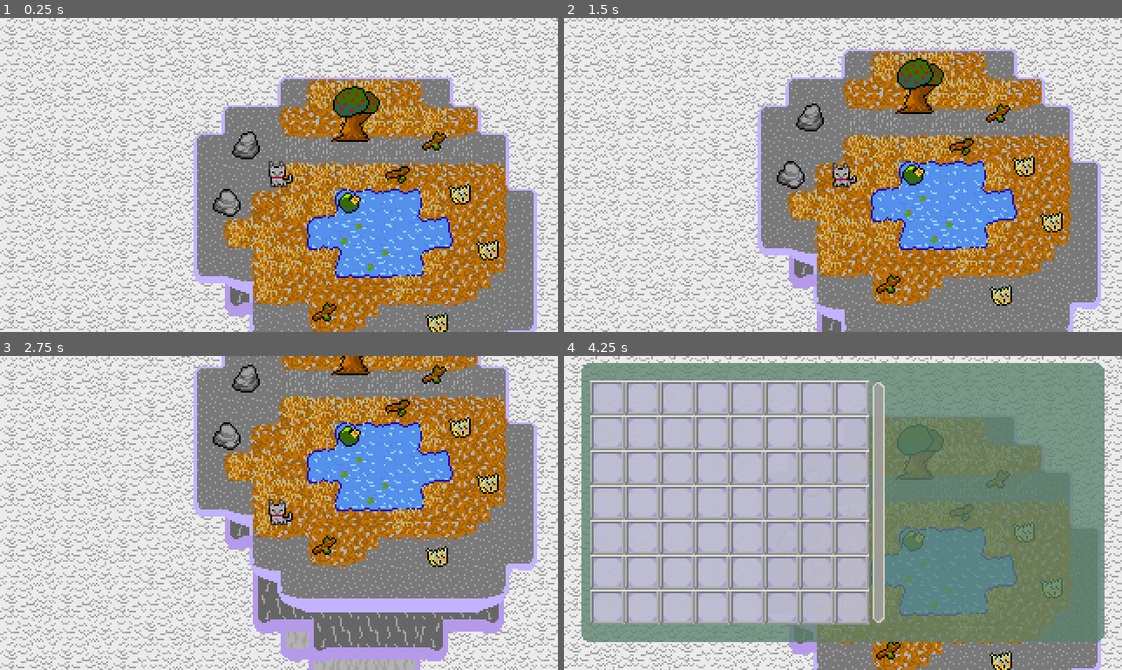
Above: before the commit, frames 1-4 (two rows, left to right).
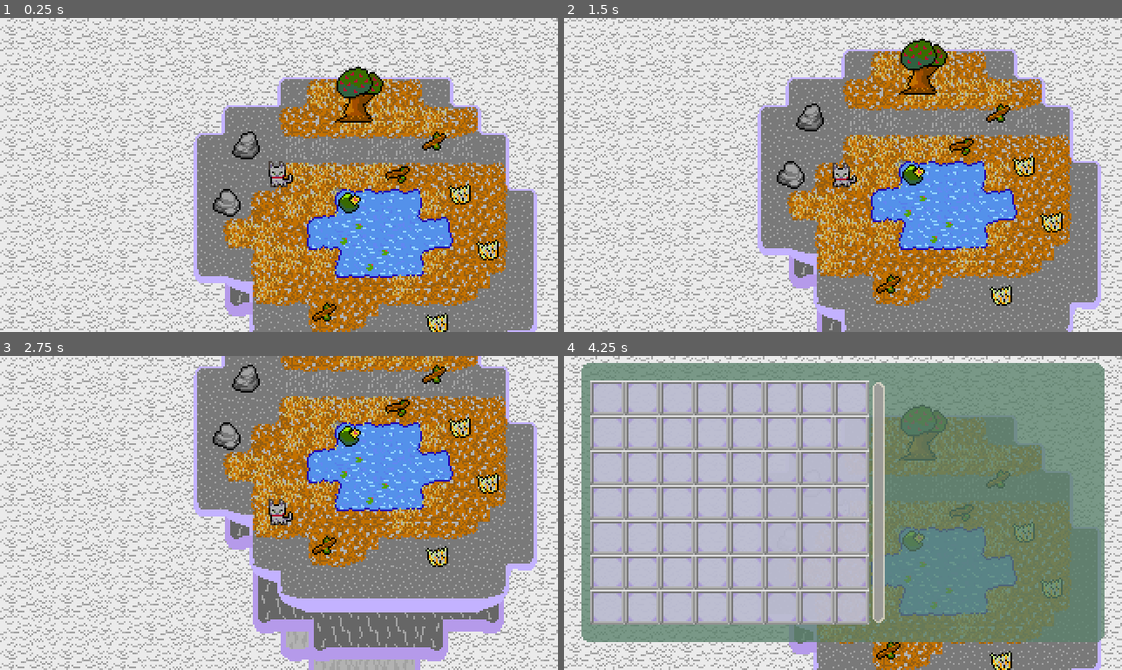
Above: after the commit, the same moments.

Repository: Tsunami014/SkyIslands
Game: Godot game, scene res://Main.tscn
The game is run twice, just before and just after one commit, with the same random seed, the same clock (stepped at 60 frames per second) and the same inputs.
Inputs:
- Up to frame 1 (0.25 s): no input
- Up to frame 2 (1.5 s): tap Enter (craft) at 0.5, 1.35 s; hold 2 (hotbar_right) 0.53-1.28 s; hold Space (action) 0.53-1.28 s; hold Down (move_down) from 1.28 s (still down)
- Up to frame 3 (2.75 s): release Down (move_down) at 2.03 s; hold 2 (hotbar_right) from 2.03 s (still down); tap Tab (hotbar_toggle) at 2.1 s
- Up to frame 4 (4.25 s): tap Enter (craft) at 2.75 s; release 2 (hotbar_right) at 2.78 s; hold Up (move_up) 2.78-3.53 s; tap Alt at 2.85 s; hold 1 (hotbar_left) from 3.53 s (still down); tap Shift at 3.6 s; tap E (inventory) at 4.15 s

The runs differ from the first frame. In frame 1, 1.5% of the frame differs, in the area x 59-69%, y 15-60%; in frame 2, 1.5%; in frame 3, 0.3%; in frame 4, 0.9%.
Error in both runs: Invalid access to property or key 'hotbarUpdate' on a base object of type 'Node (items.gd)'. (res://player.gd:30)

Commit message:
Improved naming and stuff and added a pointy!

Diff:
--- a/game/Main.tscn
+++ b/game/Main.tscn
@@ -139,7 +139,7 @@
 position = Vector2(168, 51)
 
 [node name="Tree" parent="Map" instance=ExtResource("7_c2ibq")]
-position = Vector2(121, 36)
+position = Vector2(123, 25)
 
 [node name="Grass" parent="Map" instance=ExtResource("8_j4qnp")]
 position = Vector2(183, 82)
--- a/game/data.json
+++ b/game/data.json
@@ -40,8 +40,12 @@
             "prefix"
         ],
         "thickness": [
-            "add",
-            "set=1"
+            "max",
+            "setn=1"
+        ],
+        "hardness": [
+            "max",
+            "setn=1"
         ]
     },
     "recipes": [
@@ -67,7 +71,7 @@
             }
         }, {
             "input": {
-                "shape": [ "shaft", "misshapen:,1" ]
+                "shape": [ "shaft", "pointy:,1" ]
             },
             "output": {
                 "shape": "shaft",
@@ -100,6 +104,13 @@
             }
         }, {
             "input": {
+                "hardness": [ "1.0", "2.0:1,1" ]
+            },
+            "output": {
+                "_shape": "pointy"
+            }
+        }, {
+            "input": {
                 "name": [ "$:3,", ">" ]
             },
             "output": {
@@ -115,13 +126,15 @@
             "interest": 1,
             "desc": "A sky-warmed apple",
             "food": 1,
+            "hardness": 0,
             "colour": "orange"
         },
         "grass": { "type": "resource",
             "interest": 0,
             "desc": "A tuft of grass",
             "food": 1,
-            "thickness": 0
+            "thickness": 0,
+            "hardness": 0
         },
         "stick": { "type": "resource",
             "interest": 2.1,
@@ -133,12 +146,14 @@
             "interest": 2,
             "desc": "A simple rock found on the ground",
             "material": "stone",
-            "thickness": 2
+            "thickness": 2,
+            "hardness": 2
         },
         "lilypad": { "type": "resource",
             "interest": 1,
             "desc": "A lilypad, floating on the water",
             "food": 1,
+            "hardness": 0,
             "colour": "green"
         },
         "board": { "type": "resource",
@@ -167,6 +182,7 @@
         "spear":  [1, 1],
         "rod":    [2, 1],
         "rope":   [3, 1],
+        "pointy stick": [4, 1],
 
         "box":    [0, 2]
     },
--- a/game/items.gd
+++ b/game/items.gd
@@ -98,7 +98,7 @@
 	var tileTags: Array[String] = []
 	var tints: Array[String] = []
 
-	var alltags = {}
+	var alltags: Dictionary[String, Array] = {}
 	for tag in data["tags"]:
 		alltags[tag] = []
 	for it in origIts:
@@ -171,10 +171,9 @@
 						if curAmnt > int(upperAmnt):
 							fail = true
 							break
-				if fail:
-					break
 				if required > 0:
 					fail = true
+				if fail:
 					break
 			if not fail:
 				for k in r["output"]:
@@ -188,17 +187,30 @@
 		var size
 		match duplicates:
 			0: size = ""
-			1: size = "long"
-			2: size = "big"
-			3: size = "large"
-			4: size = "huge"
-			5: size = "enormous"
-			6: size = "gigantic"
-			7: size = "toweringly big"
+			1: size = "big"
+			2: size = "large"
+			3: size = "huge"
+			4: size = "enormous"
+			5: size = "gigantic"
+			6: size = "toweringly big"
 			_: size = "astronomically huge"
 		out["size"] = size
 	else:
 		out["size"] = ""
+
+	var alls = {}
+	for tag in alltags:
+		var val = null
+		for i in alltags[tag]:
+			if i == null or (i is String and i == ""):
+				pass
+			elif val == null:
+				val = i
+			elif typeof(i) != typeof(val) or i != val:
+				val = null
+				break
+		if val != null:
+			alls[tag] = val
 
 	for tag in data["tags"]:
 		var t = out[tag] if tag in out else ""
@@ -216,21 +228,8 @@
 			# This is where tag combining happens
 			match instr:
 				"all":
-					if not blnk:
-						break
-					var val = null
-					for it in its:
-						if tag in it:
-							var i = it[tag]
-							if i == null or (i is String and i == ""):
-								pass
-							elif val == null:
-								val = i
-							elif typeof(i) != typeof(val) or i != val:
-								val = null
-								break
-					if val != null:
-						t = val
+					if blnk and alls.has(tag):
+						t = alls[tag]
 				"interest":
 					if not blnk:
 						break
@@ -261,19 +260,40 @@
 						t = 0
 						for it in alltags[tag]:
 							t += float(it)
-				"addtile":
-					if not blnk: tileTags.push_back(t)
+				"max":
+					if len(alltags[tag]) > 0:
+						if blnk:
+							t = alltags[tag][0]
+						else:
+							t = float(t)
+						for it in alltags[tag]:
+							if it > t:
+								t = it
 				"tint":
 					if t is String and t != "": tints.append(t)
 		out[tag] = t
 
 	for x in xpect:
-		out[x] = xpect[x]
-	for i in out:
-		if i not in xpect:
-			var dat = data["tags"][i]
-			if "prefix" in dat:
-				nameTags.push_back(out[i])
+		if x[0] == "_":
+			out[x.substr(1)] = xpect[x]
+		else:
+			out[x] = xpect[x]
+	if len(origIts) > 1:
+		for t in out:
+			if t in xpect or t not in data["tags"]:
+				continue
+			var success = t not in alls or alls[t] != out[t]
+			if not success:
+				for it in its:
+					if (not it.has(t)) or it[t] == null or (it[t] is String and it[t] == ""):
+						success = true
+						break
+			if success:
+				var dat = data["tags"][t]
+				if "prefix" in dat:
+					nameTags.push_back(out[t])
+				if "addtile" in dat:
+					tileTags.push_back(out[t])
 
 	var realname
 	if len(nameTags) == 0:
Binary file changed: game/assets/decor.aseprite
Binary file changed: game/assets/decor.png
Binary file changed: game/assets/items.aseprite
Binary file changed: game/assets/items.png
Not shown, changed: game/dataRef.md
